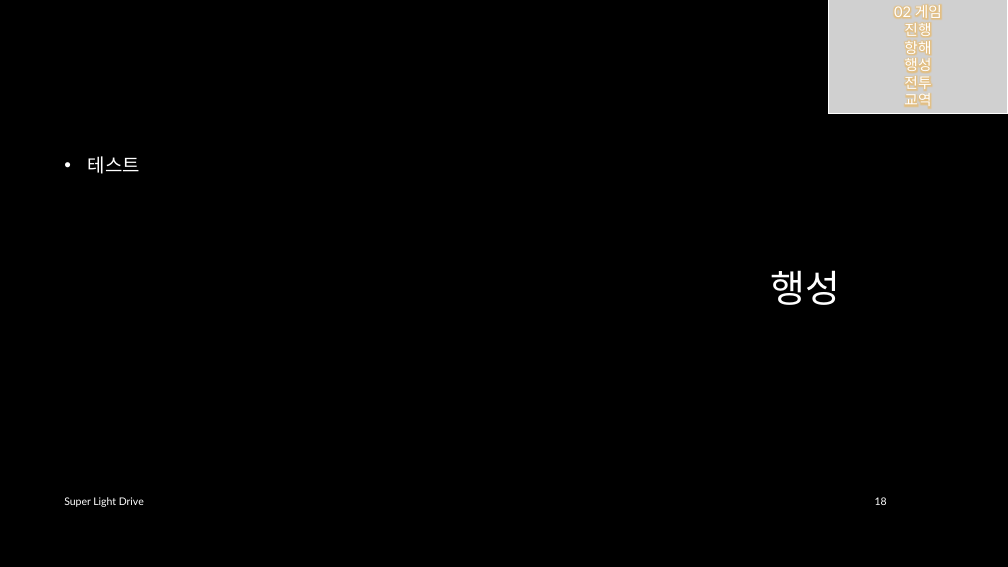
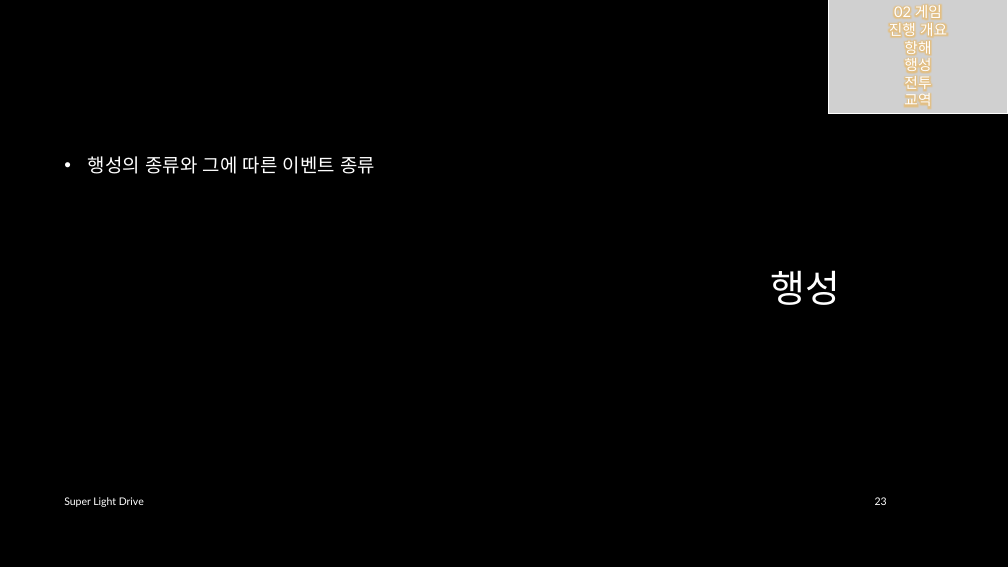
Before and after one commit to iconstudio/2017-Platformer, a slide deck: slide 23 of slides/SuperLightDrive_20171228.pptx (slide 18 before the commit). Drawn at 1008x567 pixels with LibreOffice and Linux fonts; fonts in the diff are those of the drawing; grey boxes stand for pictures; background and template pictures are left out. Boxes give left, top, right and bottom in pixels: in the first picture for what was removed or moved away, otherwise in the second. Text is boxed around its words. In the diff, an @@ line names an element or a change of style, - is before the commit and + after.

```diff
--- a/slides/SuperLightDrive_20171228.pptx
+++ b/slides/SuperLightDrive_20171228.pptx
@@ text in picture at (889,22,947,37): text changed @@
-진행
+진행 개요
@@ text at (88,156,375,174): text changed @@
-• 테스트
+• 행성의 종류와 그에 따른 이벤트 종류
@@ page number at (875,497,887,505): text changed @@
-18
+23
```
Also in this commit, not shown: 15 other slides changed, 5 slides added, 3 other files.
